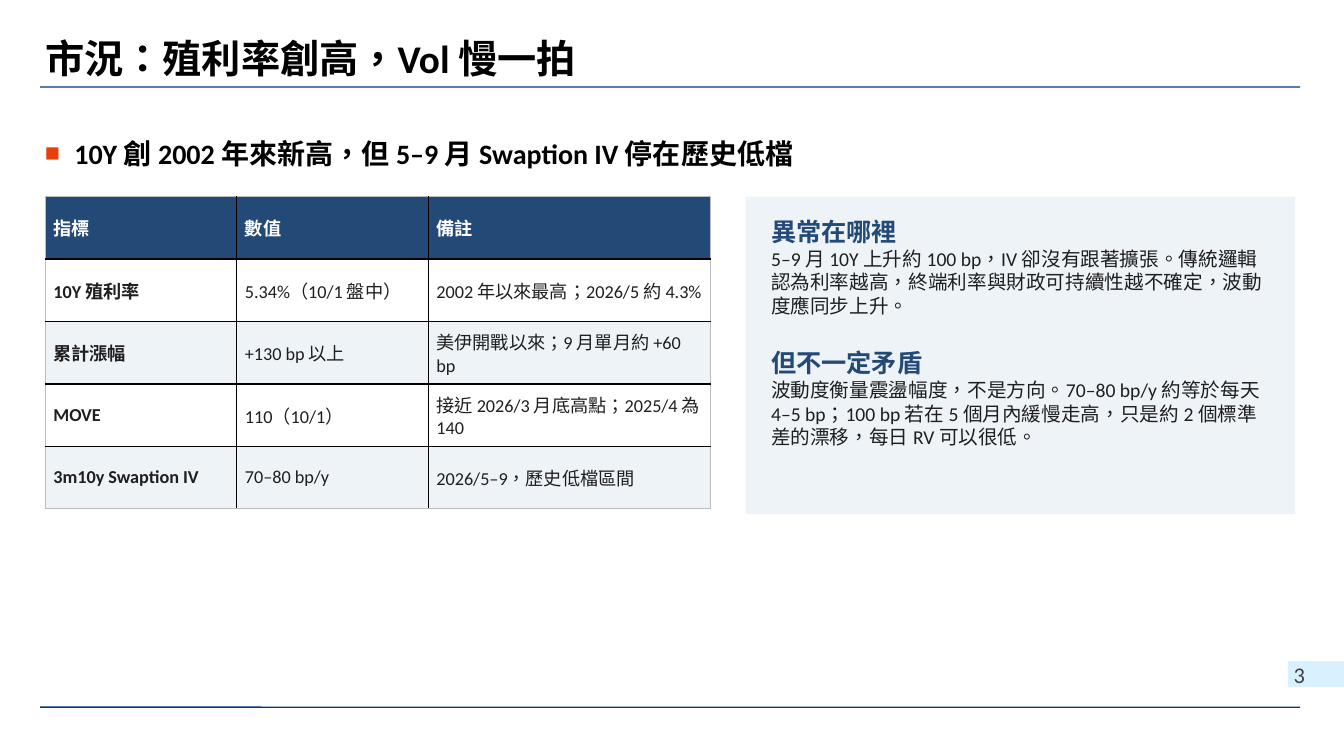
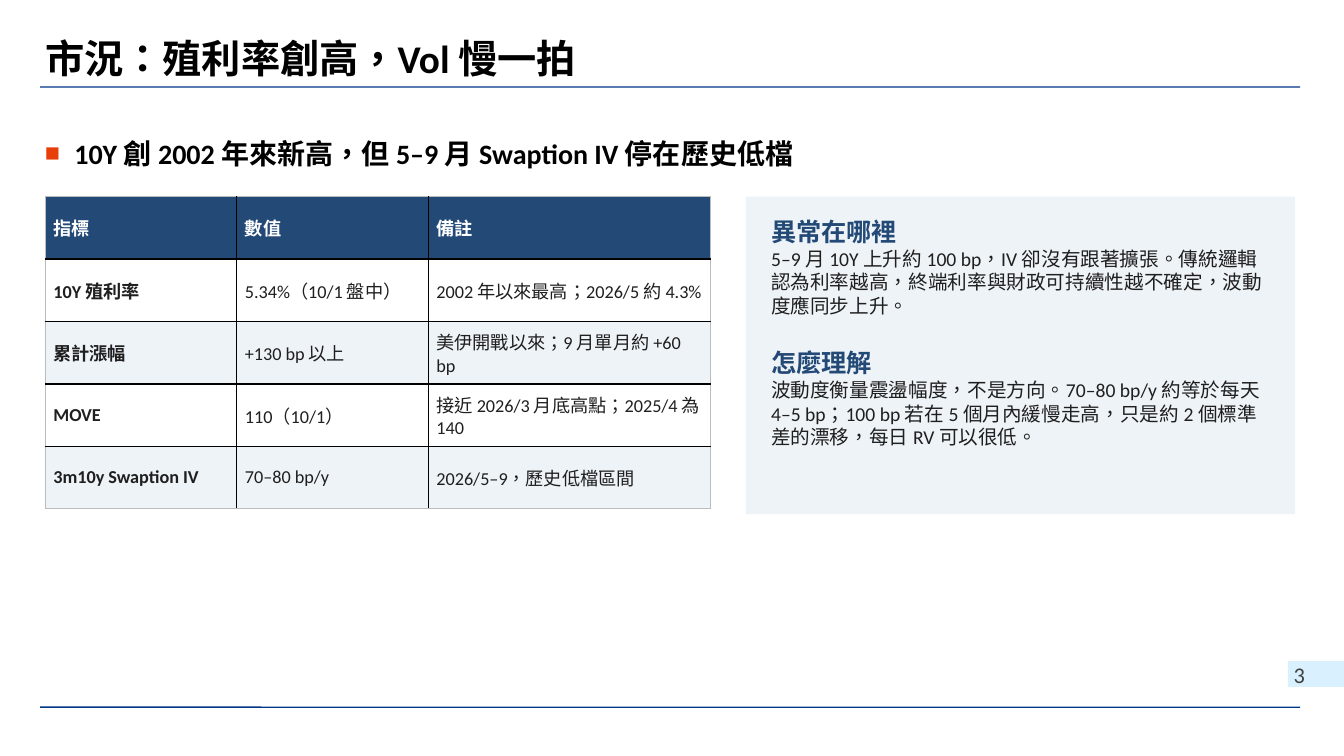
Before and after one commit to wlinoxox/US-Bond-Vol, a slide deck: slide 3 of slides/2026-10-03_us-treasury-vol-regime-change.pptx. Drawn at 1344x756 pixels with LibreOffice and Linux fonts; fonts in the diff are those of the drawing; background and template pictures are left out. Boxes give left, top, right and bottom in pixels: in the first picture for what was removed or moved away, otherwise in the second. Text is boxed around its words. In the diff, an @@ line names an element or a change of style, - is before the commit and + after.

```diff
--- a/slides/2026-10-03_us-treasury-vol-regime-change.pptx
+++ b/slides/2026-10-03_us-treasury-vol-regime-change.pptx
@@ text at (771, 350, 872, 374): text changed @@
-但不一定矛盾
+怎麼理解
```
Also in this commit, not shown: 6 other slides changed, 1 slide removed, 1 other file.
